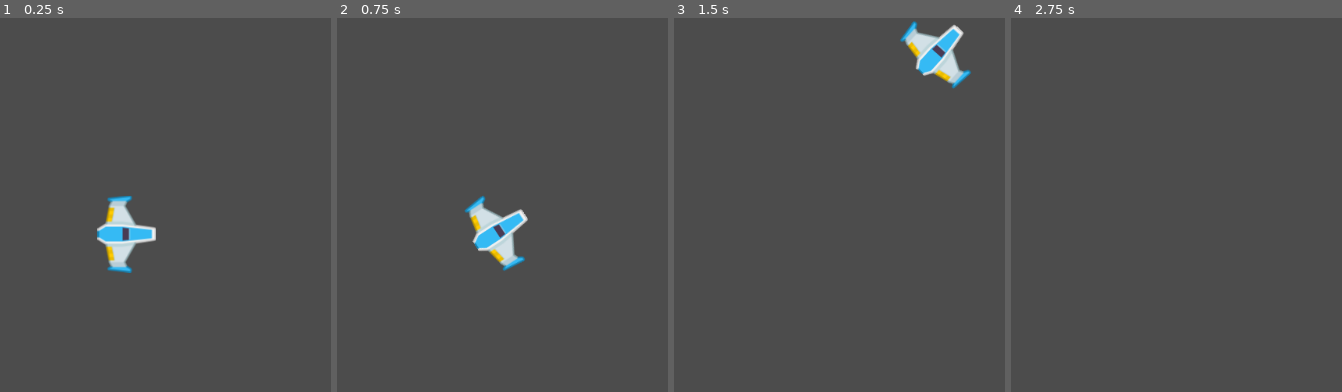
Above: before the commit, frames 1-4 (left to right).
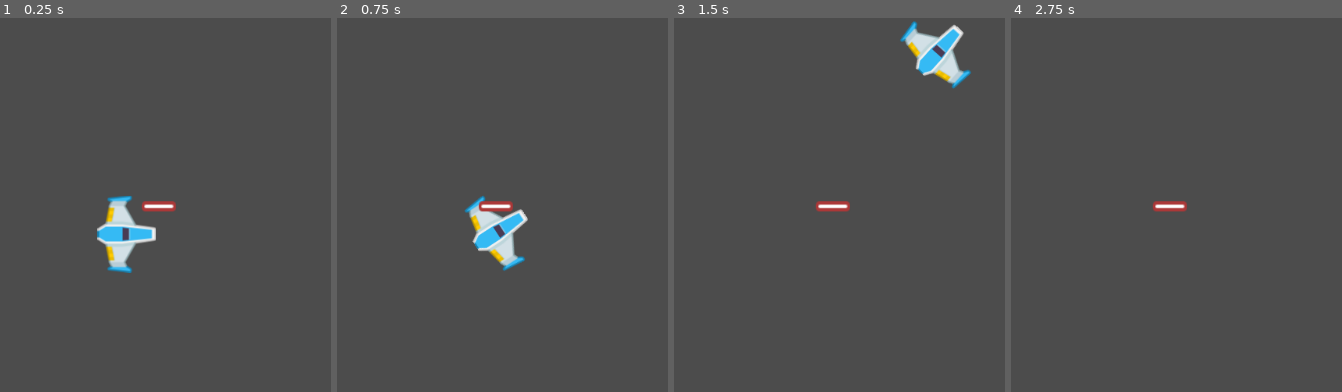
Above: after the commit, the same moments.

Repository: GimenezGeorge/Meteoritos
Game: Godot game, scene res://Juego/Niveles/NivelTest.tscn
Same seed, same stepped clock (60 frames per second), same inputs: the game is played once before the commit and once after it.
Inputs:
- Up to frame 1 (0.25 s): no input
- Up to frame 2 (0.75 s): tap Enter at 0.5 s; hold W (m_adelante) from 0.53 s (still down); hold A (rotar_antih) from 0.53 s (still down)
- Up to frame 3 (1.5 s): release W (m_adelante) at 1.28 s; release A (rotar_antih) at 1.28 s; hold S (m_atras) from 1.28 s (still down); tap D (rotar_hor) at 1.35 s
- Up to frame 4 (2.75 s): release S (m_atras) at 2.03 s; hold W (m_adelante) from 2.03 s (still down); hold A (rotar_antih) from 2.03 s (still down)

The runs differ from the first frame. In frame 1, 0.3% of the frame differs, in the area x 42-54%, y 48-52%; in frame 2, 0.3%; in frame 3, 0.3%; in frame 4, 0.3%.

Commit message:
Escena_proyectil
Creamos proyectiles

Diff:
--- a/Juego/Niveles/Naves/Player.tscn
+++ b/Juego/Niveles/Naves/Player.tscn
@@ -14,7 +14,7 @@
 linear_damp = 1.0
 angular_damp = 4.0
 script = ExtResource( 3 )
-potencia_motor = 400
+potencia_motor = 300
 potencia_rotacion = 1200
 
 [node name="Sprite" type="Sprite" parent="."]
--- a/Juego/Niveles/NivelTest.tscn
+++ b/Juego/Niveles/NivelTest.tscn
@@ -1,6 +1,7 @@
-[gd_scene load_steps=2 format=2]
+[gd_scene load_steps=3 format=2]
 
 [ext_resource path="res://Juego/Niveles/Naves/Player.tscn" type="PackedScene" id=1]
+[ext_resource path="res://Juego/Niveles/Proyectiles/Proyectil.tscn" type="PackedScene" id=2]
 
 [node name="NivelTest" type="Node2D"]
 
@@ -8,3 +9,6 @@
 position = Vector2( 549, 277 )
 potencia_motor = 55
 potencia_rotacion = 600
+
+[node name="Area2D" parent="." instance=ExtResource( 2 )]
+position = Vector2( 590, 241.5 )
--- /dev/null
+++ b/Juego/Niveles/Proyectiles/Proyectil.gd
@@ -0,0 +1,15 @@
+class_name Proyectil
+extends Area2D
+
+## Atributos
+var velocidad:Vector2 = Vector2.ZERO
+var danio:float
+
+## Metodos
+func crear(pos: Vector2, dir: float, vel: float, danio_p: int) -> void:
+	position = pos
+	rotation = dir
+	velocidad = Vector2(vel, 0).rotated(dir)
+
+func _physics_process(delta: float) -> void:
+	position += velocidad * delta
--- /dev/null
+++ b/Juego/Niveles/Proyectiles/Proyectil.tscn
@@ -0,0 +1,24 @@
+[gd_scene load_steps=4 format=2]
+
+[ext_resource path="res://Juego/Niveles/Proyectiles/proyectil_player.png" type="Texture" id=1]
+[ext_resource path="res://Juego/Niveles/Proyectiles/Proyectil.gd" type="Script" id=2]
+
+[sub_resource type="CapsuleShape2D" id=1]
+radius = 6.75
+height = 32.5
+
+[node name="Area2D" type="Area2D"]
+script = ExtResource( 2 )
+
+[node name="Sprite" type="Sprite" parent="."]
+rotation = 1.5708
+scale = Vector2( 1.5, 1.2 )
+texture = ExtResource( 1 )
+
+[node name="CollisionShape2D" type="CollisionShape2D" parent="."]
+rotation = 1.5708
+shape = SubResource( 1 )
+
+[node name="VisibilityNotifier2D" type="VisibilityNotifier2D" parent="."]
+position = Vector2( -0.250001, 0.375 )
+scale = Vector2( 1.825, 0.6625 )
--- /dev/null
+++ b/Juego/Niveles/Proyectiles/VisibilityNotifier2D.gd
@@ -0,0 +1,16 @@
+extends VisibilityNotifier2D
+
+
+# Declare member variables here. Examples:
+# var a: int = 2
+# var b: String = "text"
+
+
+# Called when the node enters the scene tree for the first time.
+func _ready() -> void:
+	pass # Replace with function body.
+
+
+# Called every frame. 'delta' is the elapsed time since the previous frame.
+#func _process(delta: float) -> void:
+#	pass
--- a/project.godot
+++ b/project.godot
@@ -13,9 +13,15 @@
 "class": "Player",
 "language": "GDScript",
 "path": "res://Juego/Niveles/Naves/Player.gd"
+}, {
+"base": "Area2D",
+"class": "Proyectil",
+"language": "GDScript",
+"path": "res://Juego/Niveles/Proyectiles/Proyectil.gd"
 } ]
 _global_script_class_icons={
-"Player": ""
+"Player": "",
+"Proyectil": ""
 }
 
 [application]
Binary file added: Juego/Niveles/Proyectiles/proyectil_player.png
Not shown, added: Juego/Niveles/Proyectiles/proyectil_player.png.import
